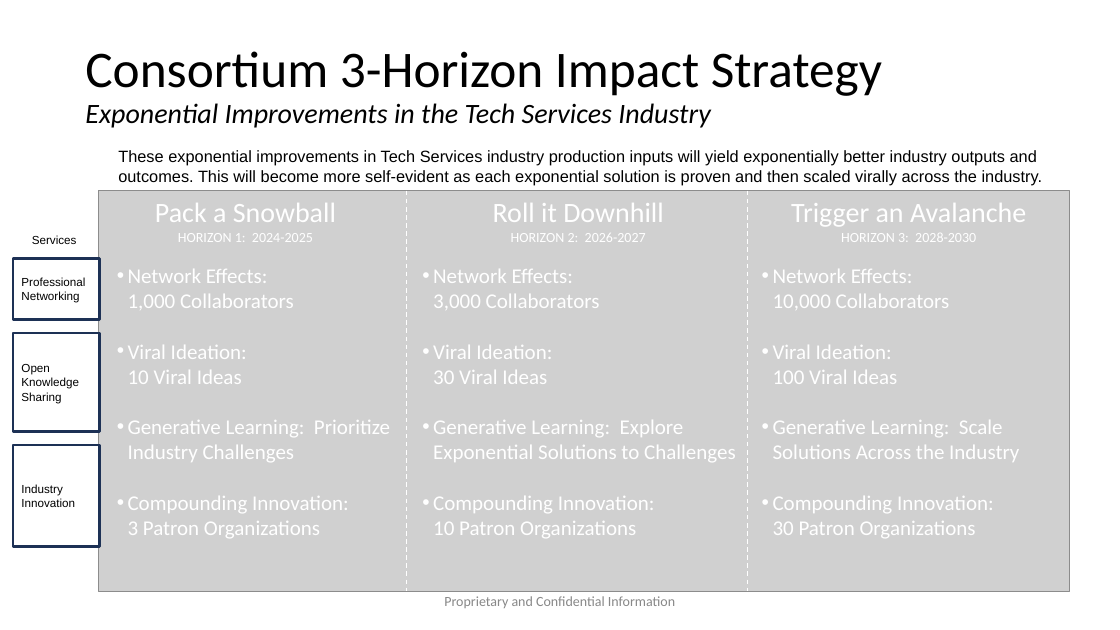
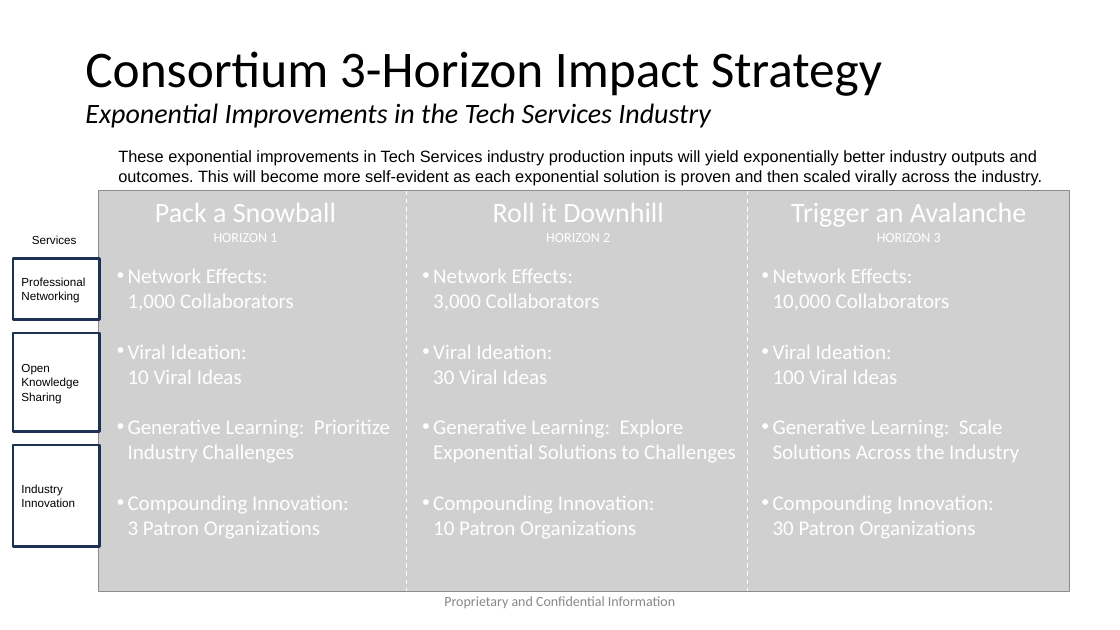
Before and after one commit to AccelRR8-Consortium-NonProfit/Management-Public, a slide deck: slide 4 of docs/1_Integration/1a_Governance/AccelRR8 Consortium Non-Profit Organization Plan.pptx. Drawn at 1120x630 pixels with LibreOffice and Linux fonts; fonts in the diff are those of the drawing; grey boxes stand for pictures; background and template pictures are left out. Boxes give left, top, right and bottom in pixels: in the first picture for what was removed or moved away, otherwise in the second. Text is boxed around its words. In the diff, an @@ line names an element or a change of style, - is before the commit and + after.

```diff
--- a/docs/1_Integration/1a_Governance/AccelRR8 Consortium Non-Profit Organization Plan.pptx
+++ b/docs/1_Integration/1a_Governance/AccelRR8 Consortium Non-Profit Organization Plan.pptx
@@ text at (155, 203, 336, 242): text changed; size 12 to 24 pt @@
-Pack a Snowball
-HORIZON 1: 2024-2025
+Pack a Snowball
+HORIZON 1
@@ text at (493, 203, 664, 242): text changed; size 12 to 24 pt @@
-Roll it Downhill
-HORIZON 2: 2026-2027
+Roll it Downhill
+HORIZON 2
@@ text at (877, 233, 941, 242): text changed @@
-HORIZON 3: 2028-2030
+HORIZON 3
```
Also in this commit, not shown: 5 other slides changed, 10 other files.
